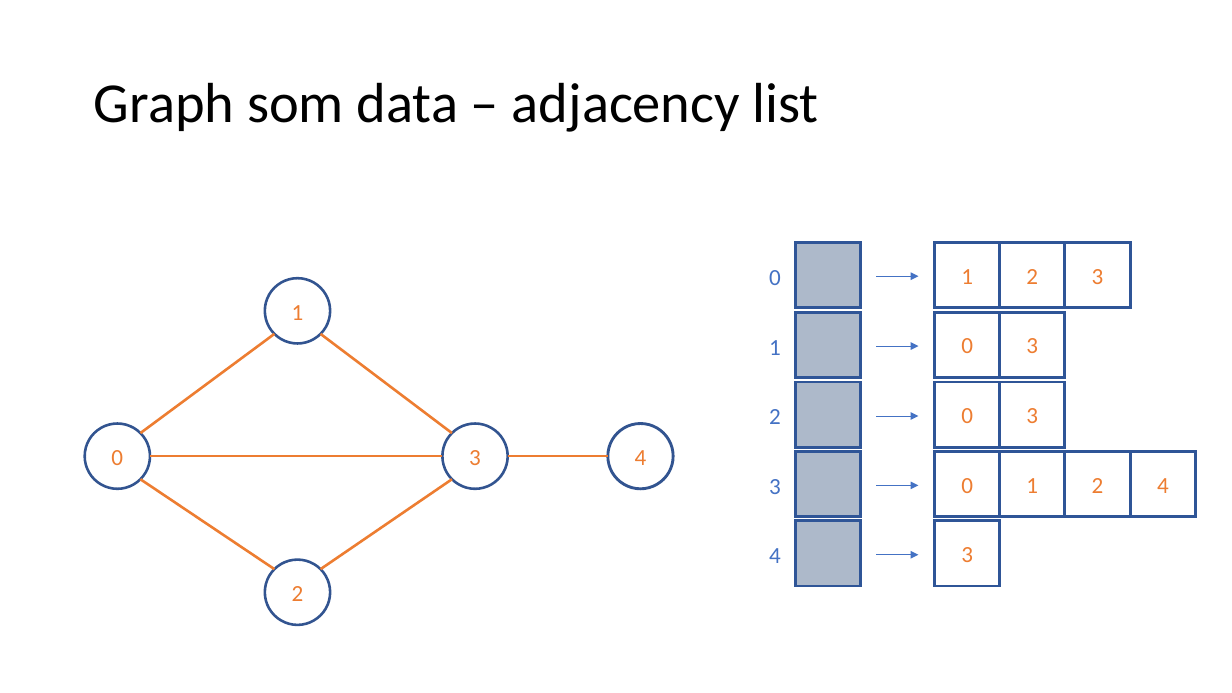
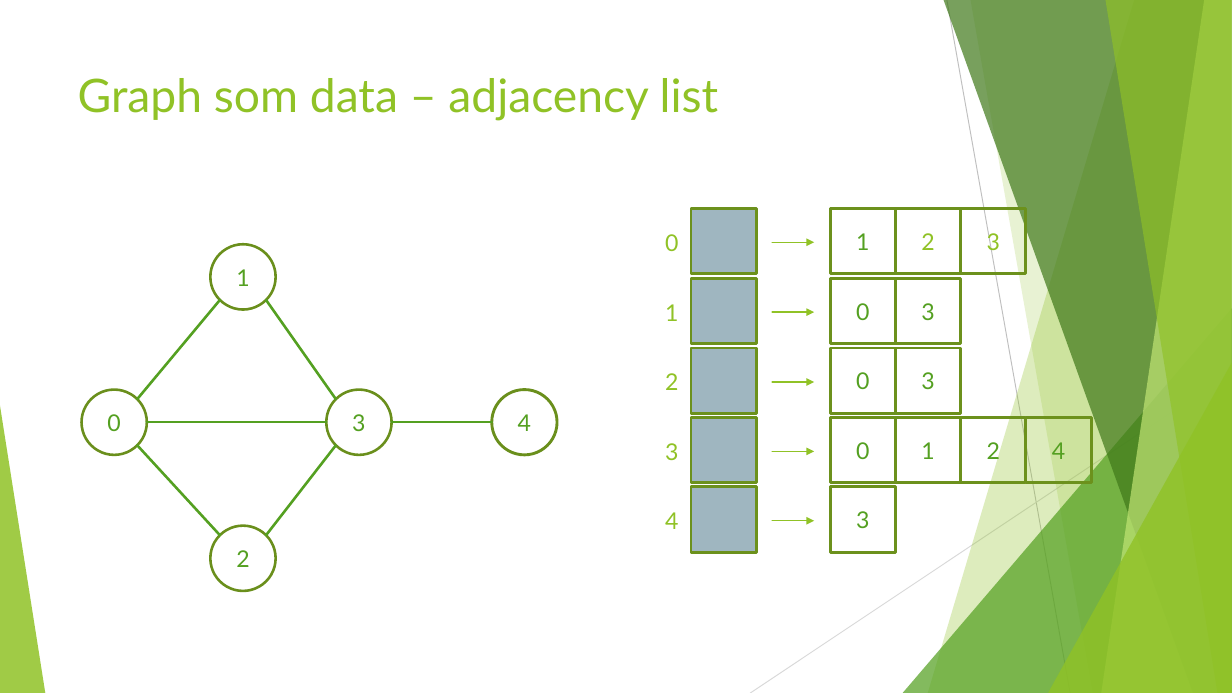
Before and after one commit to FaderVader/CPH_Afgangsprojekt_2022, a slide deck: slide 7 of LogSearcher.pptx (slide 6 before the commit). Drawn at 1232x693 pixels with LibreOffice and Linux fonts; fonts in the diff are those of the drawing. Boxes give left, top, right and bottom in pixels: in the first picture for what was removed or moved away, otherwise in the second. Text is boxed around its words. In the diff, an @@ line names an element or a change of style, - is before the commit and + after.

```diff
--- a/LogSearcher.pptx
+++ b/LogSearcher.pptx
@@ title "Graph som data – adjacency ...": place and size @@
-title "Graph som data – adjacency ..." at <box>94,82,819,132</box>
+title "Graph som data – adjacency ..." at <box>78,78,718,121</box>
@@ title "Graph som data – adjacency ..." at <box>78,78,718,121</box>: size 44 to 36 pt, font Calibri to Lato, text colour #000000 to #90C226; line spacing 0.9 to 1; vertical alignment middle to top @@
@@ rectangle "2" at <box>896,208,961,274</box>: font Calibri to Lato, text colour #ED7D31 to #90C226; outline #2F5597 2.25 pt to #6C921D 2.25 pt @@
@@ rectangle "3" at <box>961,208,1027,274</box>: font Calibri to Lato, text colour #ED7D31 to #90C226; outline #2F5597 2.25 pt to #6C921D 2.25 pt @@
@@ ellipse "1": place and size @@
-ellipse "1" at <box>265,278,331,344</box>
+ellipse "1" at <box>211,244,276,310</box>
@@ arrow (773, 242) - (814, 242): stroke #4472C4 0.5 pt to #90C226 1 pt @@
@@ fill #ADB9CA to #9FB6C0; outline #2F5597 2.25 pt to #6C921D 2.25 pt in 5 elements at <box>691,348,757,414</box>, <box>691,418,757,483</box>, <box>691,487,757,553</box>, <box>691,208,757,274</box>, <box>691,278,757,344</box> @@
@@ line moved from (140, 433) - (274, 334) to (138, 399) - (220, 300) @@
@@ line (138, 399) - (220, 300): stroke #ED7D31 2 pt to #54A021 2 pt @@
@@ line moved from (321, 334) - (452, 433) to (266, 300) - (335, 399) @@
@@ line (266, 300) - (335, 399): stroke #ED7D31 2 pt to #54A021 2 pt @@
@@ arrow (773, 312) - (814, 312): stroke #4472C4 0.5 pt to #90C226 1 pt @@
@@ 17 rectangles, 5 texts, 5 arrows: place and size @@
-17 rectangles, 5 texts, 5 arrows at <box>769,242,1196,587</box>
+17 rectangles, 5 texts, 5 arrows at <box>665,208,1092,553</box>
@@ arrow (773, 382) - (814, 382): stroke #4472C4 0.5 pt to #90C226 1 pt @@
@@ group added at <box>0,0,1232,693</box>: 5 freeform shapes, 3 triangles, 2 lines @@
@@ ellipse "0": place and size @@
-ellipse "0" at <box>85,423,151,489</box>
+ellipse "0" at <box>81,390,147,456</box>
@@ font Calibri to Lato, text colour #ED7D31 to #54A021; outline #325491 2 pt to #6B901C 2 pt in 4 elements at <box>81,390,147,456</box>, <box>211,244,276,310</box>, <box>211,526,276,592</box>, <box>326,390,392,456</box> @@
@@ ellipse "4" at <box>492,390,557,456</box>: font Calibri to Lato, text colour #ED7D31 to #54A021; outline #325491 2.25 pt to #6B901C 2.25 pt @@
@@ font Calibri to Lato, text colour #ED7D31 to #54A021; outline #2F5597 2.25 pt to #6C921D 2.25 pt in 10 elements at <box>831,348,897,414</box>, <box>896,348,961,414</box>, <box>831,208,897,274</box>, <box>831,278,897,344</box>, <box>831,418,897,483</box>, <box>961,418,1027,483</box>, <box>831,487,897,553</box>, <box>896,278,961,344</box>, <box>896,418,961,483</box>, <box>1026,418,1092,483</box> @@
@@ line moved from (140, 480) - (274, 569) to (138, 445) - (220, 535) @@
@@ line (138, 445) - (220, 535): stroke #ED7D31 2 pt to #54A021 2 pt @@
@@ line moved from (150, 457) - (443, 457) to (147, 422) - (326, 422) @@
@@ line (147, 422) - (326, 422): stroke #ED7D31 2 pt to #54A021 2 pt @@
@@ line moved from (452, 480) - (321, 569) to (335, 445) - (266, 535) @@
@@ line (335, 445) - (266, 535): stroke #ED7D31 2 pt to #54A021 2 pt @@
@@ 2 ellipses, 1 line: place and size @@
-2 ellipses, 1 line at <box>443,423,674,489</box>
+2 ellipses, 1 line at <box>326,390,557,456</box>
@@ line (392, 422) - (492, 422): stroke #ED7D31 2 pt to #54A021 2 pt @@
@@ arrow (773, 452) - (814, 452): stroke #4472C4 0.5 pt to #90C226 1 pt @@
@@ font Calibri to Lato, text colour #4472C4 to #90C226 in 5 elements at <box>665,304,678,321</box>, <box>665,234,678,251</box>, <box>665,373,678,390</box>, <box>665,443,678,460</box>, <box>665,512,678,529</box> @@
@@ ellipse "2": place and size @@
-ellipse "2" at <box>265,560,331,626</box>
+ellipse "2" at <box>211,526,276,592</box>
@@ arrow (773, 521) - (814, 521): stroke #4472C4 0.5 pt to #90C226 1 pt @@
```
Also in this commit, not shown: 17 other slides changed, 1 slide added, 1 other file.
